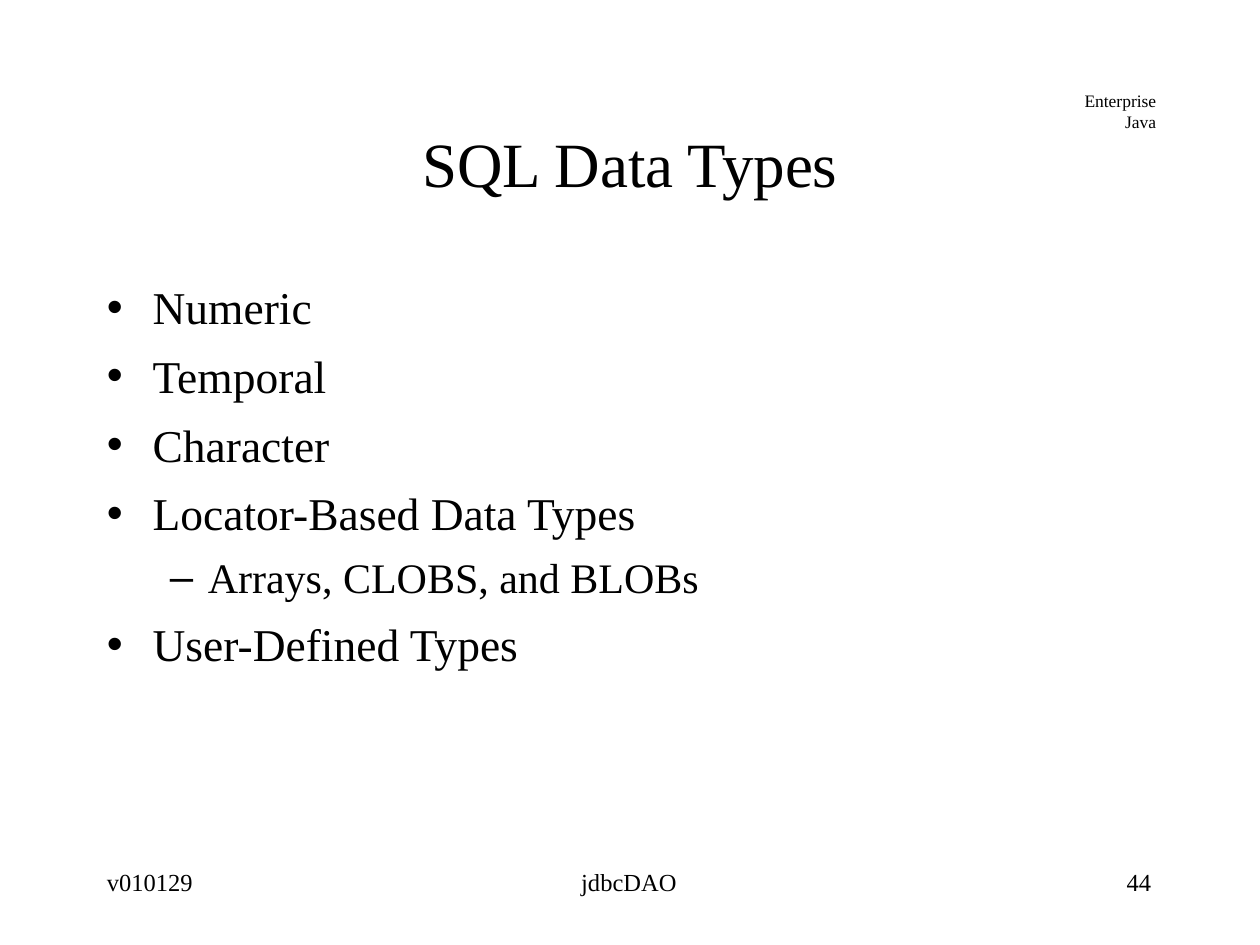
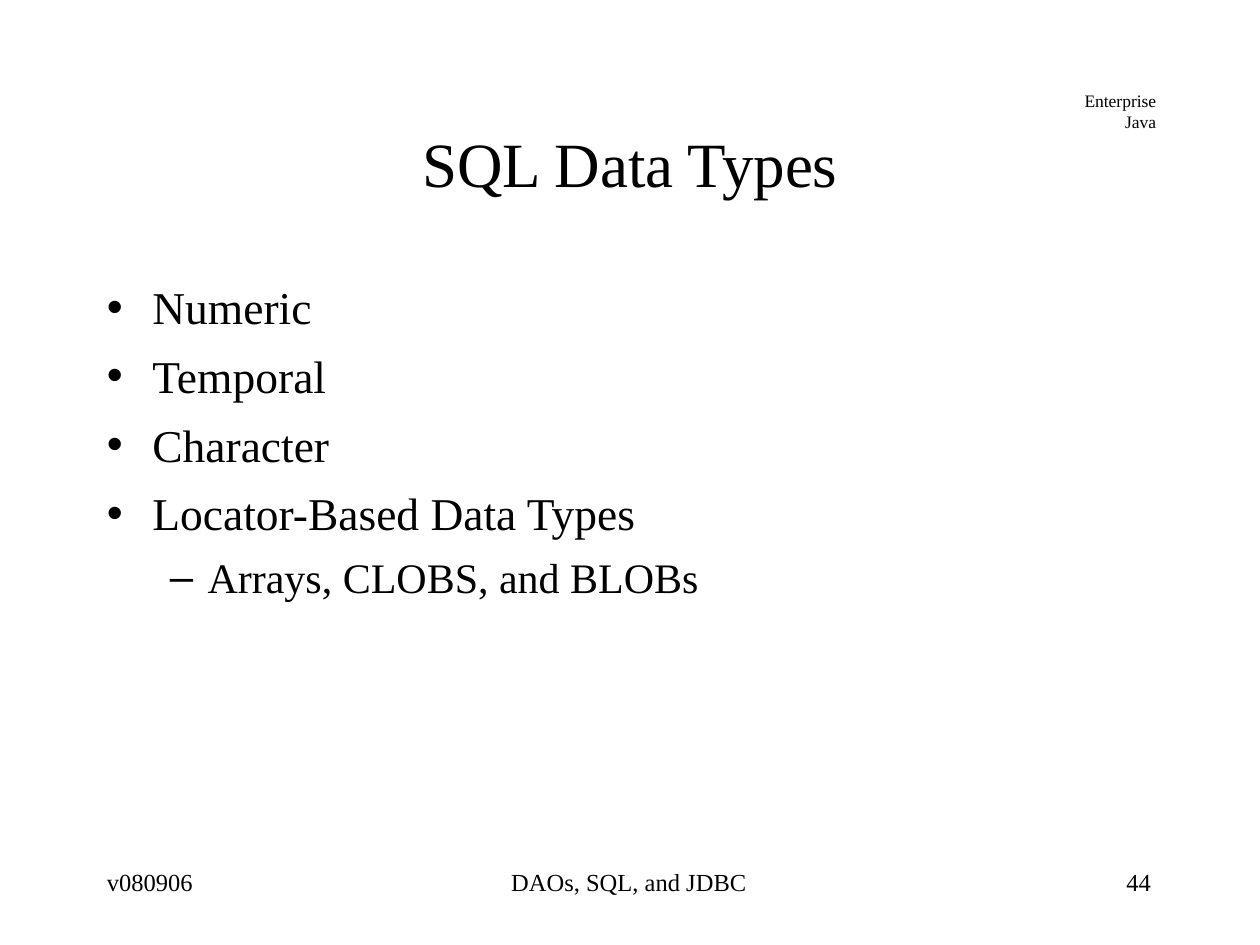
Before and after one commit to jcstaff/ejava-javaee, a slide deck: slide 44 of jdbcDAO/src/site/resources/lectures/jdbcDAO.ppt. Drawn at 1260x945 pixels with LibreOffice and Linux fonts; fonts in the diff are those of the drawing. Boxes give left, top, right and bottom in pixels: in the first picture for what was removed or moved away, otherwise in the second. Text is boxed around its words. In the diff, an @@ line names an element or a change of style, - is before the commit and + after.

```diff
--- a/jdbcDAO/src/site/resources/lectures/jdbcDAO.ppt
+++ b/jdbcDAO/src/site/resources/lectures/jdbcDAO.ppt
@@ text at bbox=[153, 629, 518, 670]: paragraph removed @@
-• User-Defined Types
@@ text at bbox=[107, 874, 193, 892]: text changed @@
-v010129
+v080906
@@ text at bbox=[511, 874, 746, 895]: text changed @@
-jdbcDAO
+DAOs, SQL, and JDBC
```
Also in this commit, not shown: 97 other slides changed, 1 slide added, 1 slide removed, 4 other files.
